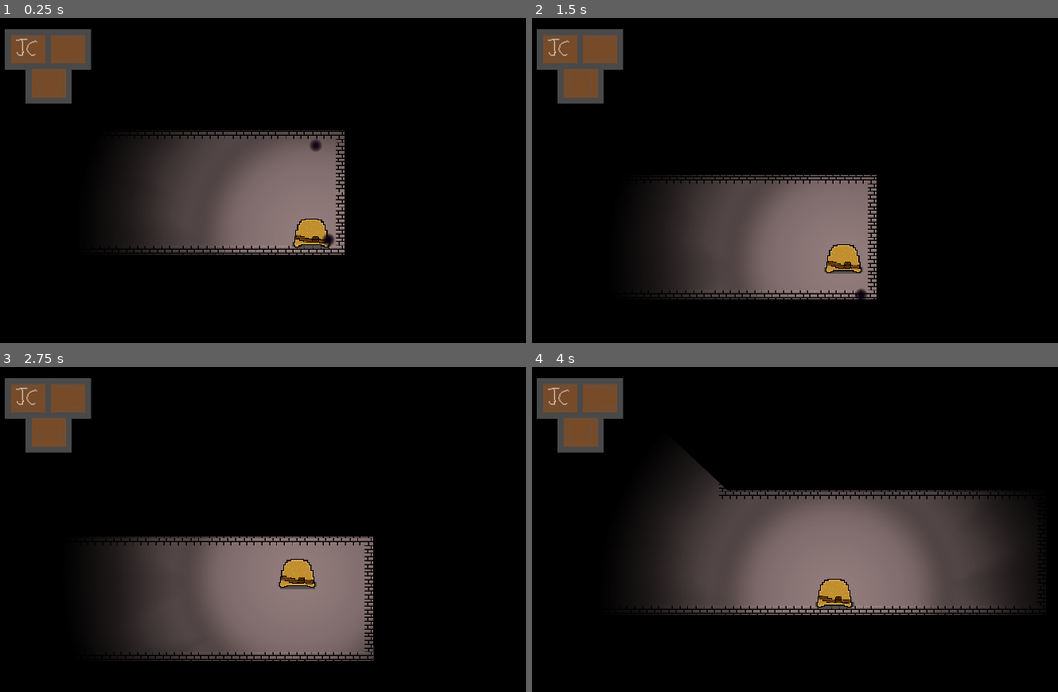
Above: before the commit, frames 1-4 (two rows, left to right).
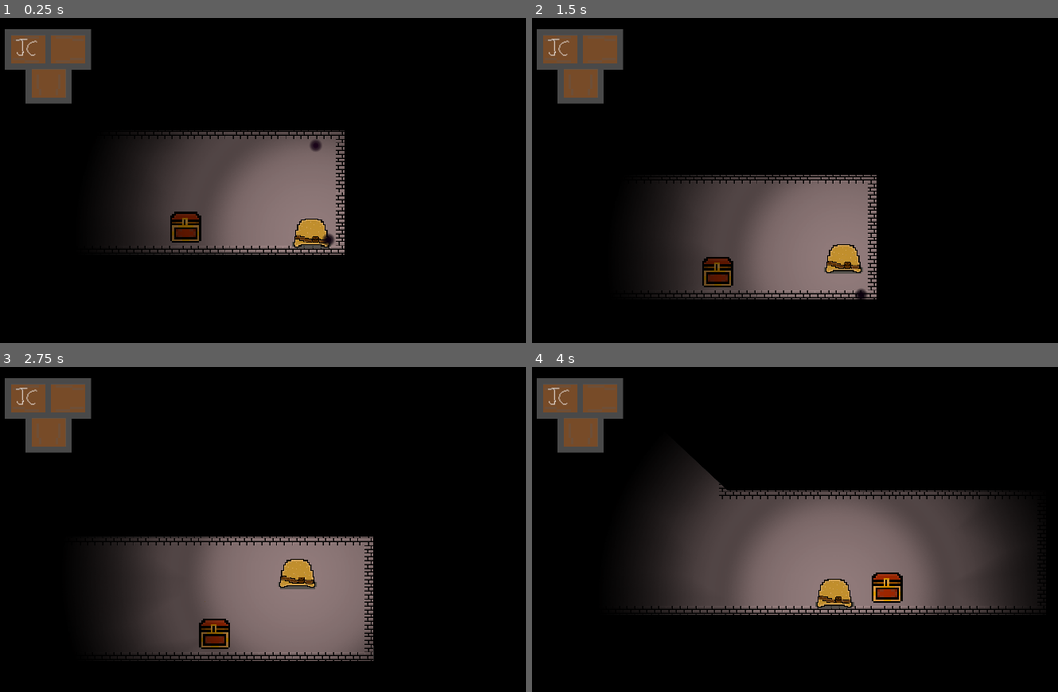
Above: after the commit, the same moments.

Repository: Godot-clif-Project/Blob
Game: Godot game, scene res://base.tscn
Two runs of this game, one before a commit and one after it. Both use one fixed random seed, a clock stepped at 60 frames per second and the inputs below.
Inputs (mouse positions are in pixels of both pictures, inside the frame that each line leads up to):
- Up to frame 1 (0.25 s): no input
- Up to frame 2 (1.5 s): move the mouse to (810, 268) at 0.52 s; hold E (interact, bound only after the commit) 0.53-1.28 s; hold W (move up) from 0.53 s (still down); click (810, 268) at 0.67 s; tap Space (jump) at 0.77, 0.8, 1.07, 1.35 s; move the mouse to (1036, 252) at 1.27 s; click (1036, 252) at 1.42 s
- Up to frame 3 (2.75 s): tap Space (jump) at 1.52, 1.82, 2.3 s; tap E (interact, bound only after the commit) at 1.55 s; move the mouse to (120, 493) at 2.02 s; release W (move up) at 2.03 s; hold A (move left) from 2.03 s (still down); hold E (interact, bound only after the commit) from 2.03 s (still down); click (120, 493) at 2.17 s
- Up to frame 4 (4 s): move the mouse to (873, 545) at 2.77 s; release E (interact, bound only after the commit) at 2.78 s; tap E (interact, bound only after the commit) at 2.85 s; click (873, 545) at 2.92 s; tap Space (jump) at 3.02, 3.32 s; move the mouse to (747, 458) at 3.52 s; release A (move left) at 3.53 s; hold S (move down) from 3.53 s (still down); hold Space (jump) from 3.53 s (still down); click (747, 458) at 3.67 s

The runs differ from the first frame. In frame 1, 0.5% of the frame differs, in the area x 32-39%, y 59-70%; in frame 2, 0.5%; in frame 3, 0.5%; in frame 4, 0.5%.

Commit message:
Added chest and inventory item transfer mechanic

Diff:
--- a/Actors/Player/Player.tscn
+++ b/Actors/Player/Player.tscn
@@ -58,7 +58,9 @@
 smoothing_enabled = true
 script = ExtResource( 8 )
 
-[node name="CanvasLayer" type="CanvasLayer" parent="."]
+[node name="CanvasLayer" type="CanvasLayer" parent="." groups=[
+"UI",
+]]
 
 [node name="RunInventory" type="TextureRect" parent="CanvasLayer"]
 modulate = Color( 1, 1, 1, 0.8 )
--- /dev/null
+++ b/Actors/props/chest.gd
@@ -0,0 +1,32 @@
+extends Area2D
+
+
+var ui: CanvasLayer
+
+
+func _ready():
+	connect("body_entered", self, "_handle_body_entered")
+	connect("body_exited", self, "_handle_body_exited")
+	set_process_input(false)
+	$CanvasLayer/TextureRect.hide()
+
+
+func _handle_body_entered(body: Node) -> void:
+	if body.is_in_group("Player"):
+		set_process_input(true)
+		ui = GlobalData.yield_and_get_group("UI")[0]
+
+
+func _handle_body_exited(body: Node) -> void:
+	set_process_input(not body.is_in_group("Player"))
+	$CanvasLayer/TextureRect.hide()
+#	ui.get_node("RunInventory").show()
+
+
+func _input(event):
+	if event.is_action_pressed("interact"):
+		$CanvasLayer/TextureRect.visible = not $CanvasLayer/TextureRect.visible
+		$CanvasLayer/TextureRect.other_inventory = ui.get_node("RunInventory")
+		$CanvasLayer/TextureRect.other_inventory.other_inventory = $CanvasLayer/TextureRect
+#		var player_inventory: TextureRect = ui.get_node("RunInventory")
+#		player_inventory.visible = not player_inventory.visible
--- /dev/null
+++ b/Actors/props/chest.tscn
@@ -0,0 +1,233 @@
+[gd_scene load_steps=7 format=2]
+
+[ext_resource path="res://Actors/props/chest.png" type="Texture" id=1]
+[ext_resource path="res://Actors/props/chest_inventory.png" type="Texture" id=2]
+[ext_resource path="res://Inventory/inventory.gd" type="Script" id=3]
+[ext_resource path="res://Inventory/inventory_icon.gd" type="Script" id=4]
+[ext_resource path="res://Actors/props/chest.gd" type="Script" id=5]
+
+[sub_resource type="RectangleShape2D" id=1]
+extents = Vector2( 227.153, 224.55 )
+
+[node name="Chest" type="Area2D"]
+collision_layer = 0
+collision_mask = 2147483650
+script = ExtResource( 5 )
+
+[node name="CollisionShape2D" type="CollisionShape2D" parent="."]
+position = Vector2( 0, -222.918 )
+shape = SubResource( 1 )
+
+[node name="chest" type="Sprite" parent="."]
+position = Vector2( 8, -384 )
+texture = ExtResource( 1 )
+
+[node name="CanvasLayer" type="CanvasLayer" parent="."]
+
+[node name="TextureRect" type="TextureRect" parent="CanvasLayer"]
+margin_left = 322.077
+margin_top = 113.363
+margin_right = 692.077
+margin_bottom = 433.363
+texture = ExtResource( 2 )
+script = ExtResource( 3 )
+__meta__ = {
+"_edit_use_anchors_": false
+}
+inventory_size = 25
+
+[node name="InventoryIcon" type="TextureRect" parent="CanvasLayer/TextureRect"]
+margin_left = 41.5839
+margin_top = 11.3893
+margin_right = 81.5839
+margin_bottom = 51.3893
+script = ExtResource( 4 )
+__meta__ = {
+"_edit_use_anchors_": false
+}
+
+[node name="InventoryIcon2" type="TextureRect" parent="CanvasLayer/TextureRect"]
+margin_left = 100.384
+margin_top = 11.3893
+margin_right = 140.384
+margin_bottom = 51.3893
+script = ExtResource( 4 )
+
+[node name="InventoryIcon3" type="TextureRect" parent="CanvasLayer/TextureRect"]
+margin_left = 159.979
+margin_top = 11.3893
+margin_right = 199.979
+margin_bottom = 51.3893
+script = ExtResource( 4 )
+
+[node name="InventoryIcon4" type="TextureRect" parent="CanvasLayer/TextureRect"]
+margin_left = 220.633
+margin_top = 11.3893
+margin_right = 260.633
+margin_bottom = 51.3893
+script = ExtResource( 4 )
+
+[node name="InventoryIcon5" type="TextureRect" parent="CanvasLayer/TextureRect"]
+margin_left = 280.228
+margin_top = 11.3893
+margin_right = 320.228
+margin_bottom = 51.3893
+script = ExtResource( 4 )
+
+[node name="InventoryIcon6" type="TextureRect" parent="CanvasLayer/TextureRect"]
+margin_left = 41.5839
+margin_top = 70.4543
+margin_right = 81.5839
+margin_bottom = 110.454
+script = ExtResource( 4 )
+
+[node name="InventoryIcon7" type="TextureRect" parent="CanvasLayer/TextureRect"]
+margin_left = 100.384
+margin_top = 70.4543
+margin_right = 140.384
+margin_bottom = 110.454
+script = ExtResource( 4 )
+
+[node name="InventoryIcon8" type="TextureRect" parent="CanvasLayer/TextureRect"]
+margin_left = 159.979
+margin_top = 70.4543
+margin_right = 199.979
+margin_bottom = 110.454
+script = ExtResource( 4 )
+__meta__ = {
+"_edit_use_anchors_": false
+}
+
+[node name="InventoryIcon9" type="TextureRect" parent="CanvasLayer/TextureRect"]
+margin_left = 220.633
+margin_top = 70.4543
+margin_right = 260.633
+margin_bottom = 110.454
+script = ExtResource( 4 )
+
+[node name="InventoryIcon10" type="TextureRect" parent="CanvasLayer/TextureRect"]
+margin_left = 280.228
+margin_top = 70.4543
+margin_right = 320.228
+margin_bottom = 110.454
+script = ExtResource( 4 )
+
+[node name="InventoryIcon11" type="TextureRect" parent="CanvasLayer/TextureRect"]
+margin_left = 41.5839
+margin_top = 130.314
+margin_right = 81.5839
+margin_bottom = 170.314
+script = ExtResource( 4 )
+
+[node name="InventoryIcon12" type="TextureRect" parent="CanvasLayer/TextureRect"]
+margin_left = 100.384
+margin_top = 130.314
+margin_right = 140.384
+margin_bottom = 170.314
+script = ExtResource( 4 )
+
+[node name="InventoryIcon13" type="TextureRect" parent="CanvasLayer/TextureRect"]
+margin_left = 159.979
+margin_top = 130.314
+margin_right = 199.979
+margin_bottom = 170.314
+script = ExtResource( 4 )
+
+[node name="InventoryIcon14" type="TextureRect" parent="CanvasLayer/TextureRect"]
+margin_left = 220.633
+margin_top = 130.314
+margin_right = 260.633
+margin_bottom = 170.314
+script = ExtResource( 4 )
+
+[node name="InventoryIcon15" type="TextureRect" parent="CanvasLayer/TextureRect"]
+margin_left = 280.228
+margin_top = 130.314
+margin_right = 320.228
+margin_bottom = 170.314
+script = ExtResource( 4 )
+
+[node name="InventoryIcon16" type="TextureRect" parent="CanvasLayer/TextureRect"]
+margin_left = 41.5839
+margin_top = 189.379
+margin_right = 81.5839
+margin_bottom = 229.379
+script = ExtResource( 4 )
+
+[node name="InventoryIcon17" type="TextureRect" parent="CanvasLayer/TextureRect"]
+margin_left = 100.384
+margin_top = 189.379
+margin_right = 140.384
+margin_bottom = 229.379
+script = ExtResource( 4 )
+
+[node name="InventoryIcon18" type="TextureRect" parent="CanvasLayer/TextureRect"]
+margin_left = 159.979
+margin_top = 189.379
+margin_right = 199.979
+margin_bottom = 229.379
+script = ExtResource( 4 )
+
+[node name="InventoryIcon19" type="TextureRect" parent="CanvasLayer/TextureRect"]
+margin_left = 220.633
+margin_top = 189.379
+margin_right = 260.633
+margin_bottom = 229.379
+script = ExtResource( 4 )
+
+[node name="InventoryIcon20" type="TextureRect" parent="CanvasLayer/TextureRect"]
+margin_left = 280.228
+margin_top = 189.379
+margin_right = 320.228
+margin_bottom = 229.379
+script = ExtResource( 4 )
+
+[node name="InventoryIcon21" type="TextureRect" parent="CanvasLayer/TextureRect"]
+margin_left = 41.5839
+margin_top = 249.239
+margin_right = 81.5839
+margin_bottom = 289.239
+script = ExtResource( 4 )
+__meta__ = {
+"_edit_use_anchors_": false
+}
+
+[node name="InventoryIcon22" type="TextureRect" parent="CanvasLayer/TextureRect"]
+margin_left = 100.384
+margin_top = 249.239
+margin_right = 140.384
+margin_bottom = 289.239
+script = ExtResource( 4 )
+__meta__ = {
+"_edit_use_anchors_": false
+}
+
+[node name="InventoryIcon23" type="TextureRect" parent="CanvasLayer/TextureRect"]
+margin_left = 159.979
+margin_top = 249.239
+margin_right = 199.979
+margin_bottom = 289.239
+script = ExtResource( 4 )
+__meta__ = {
+"_edit_use_anchors_": false
+}
+
+[node name="InventoryIcon24" type="TextureRect" parent="CanvasLayer/TextureRect"]
+margin_left = 220.633
+margin_top = 249.239
+margin_right = 260.633
+margin_bottom = 289.239
+script = ExtResource( 4 )
+__meta__ = {
+"_edit_use_anchors_": false
+}
+
+[node name="InventoryIcon25" type="TextureRect" parent="CanvasLayer/TextureRect"]
+margin_left = 280.228
+margin_top = 249.239
+margin_right = 320.228
+margin_bottom = 289.239
+script = ExtResource( 4 )
+__meta__ = {
+"_edit_use_anchors_": false
+}
--- a/Inventory/inventory.gd
+++ b/Inventory/inventory.gd
@@ -3,6 +3,7 @@
 extends Node
 
 
+signal linked_to_inventory
 signal items_updated
 
 export var inventory_size := 3 setget set_inventory_size
@@ -10,6 +11,14 @@
 
 var inventory := [null, null, null]
 var inventory_item_names := ["", "", ""]
+var other_inventory: Inventory setget set_other_inventory
+
+
+func set_other_inventory(inv: Inventory) -> void:
+	other_inventory = inv
+
+	if inv != null:
+		emit_signal("linked_to_inventory")
 
 
 func set_inventory_size(value: int) -> void:
@@ -47,7 +56,9 @@
 	var idx := inventory.find(null)
 
 	if idx != -1:
-		item._activate_internal(owner)
+		if activate_items:
+			item._activate_internal(owner)
+
 		inventory[idx] = item
 		inventory_item_names[idx] = item.name
 		emit_signal("items_updated")
--- a/Inventory/inventory_icon.gd
+++ b/Inventory/inventory_icon.gd
@@ -6,24 +6,44 @@
 # fill in when highlight icon is available
 #const highlight_icon
 
+var selectable := false
+
 onready var inventory: Inventory = get_parent()
 
 
 func _ready():
 	# warning-ignore-all:return_value_discarded
 	inventory.connect("items_updated", self, "_handle_updated")
+	inventory.connect("linked_to_inventory", self, "enable_selectable")
+	connect("visibility_changed", self, "_handle_visibility_changed")
 
 
 func _handle_updated() -> void:
 	if get_index() < inventory.inventory.size():
 		var item: InventoryItem = inventory.inventory[get_index()]
-		if item != null:
+		if item == null:
+			texture = null
+
+		else:
 			texture = item.icon
 
 	else:
 		texture = null
 
 
-func remove_item() -> void:
-	inventory.inventory.erase(get_index())
-	texture = null
+func _handle_visibility_changed() -> void:
+	if not visible:
+		set_process_input(false)
+		selectable = false
+
+
+func enable_selectable() -> void:
+	selectable = true
+
+
+func _gui_input(event):
+	if selectable and inventory.other_inventory.has_space() and event is InputEventMouseButton and event.button_index == BUTTON_LEFT:
+		var item := inventory.remove_index(get_index())
+
+		if item != null:
+			inventory.other_inventory.add_item(item)
--- a/Inventory/inventory_item.gd
+++ b/Inventory/inventory_item.gd
@@ -17,8 +17,9 @@
 
 
 func _deactivate_internal() -> void:
-	owner = null
-	_deactivate()
+	if owner != null:
+		_deactivate()
+		owner = null
 
 
 func _activate() -> void:
--- a/Inventory/items/jump_charm.gd
+++ b/Inventory/items/jump_charm.gd
@@ -8,8 +8,14 @@
 
 
 func _activate():
-	owner.get_node("ControllableCharacterJump").extra_jumps = 1
+	var jump_node: ControllableCharacterJump = owner.get_node("ControllableCharacterJump")
+	jump_node.extra_jumps = 1
+
+	if owner.is_on_floor():
+		jump_node.current_jumps = 1
 
 
 func _deactivate():
-	owner.get_node("ControllableCharacterJump").extra_jumps = 0
+	var jump_node: ControllableCharacterJump = owner.get_node("ControllableCharacterJump")
+	jump_node.current_jumps = 0
+	jump_node.extra_jumps = 0
--- a/base.tscn
+++ b/base.tscn
@@ -1,9 +1,10 @@
-[gd_scene load_steps=21 format=2]
+[gd_scene load_steps=22 format=2]
 
 [ext_resource path="res://TileMap.tscn" type="PackedScene" id=1]
 [ext_resource path="res://Actors/Player/Player.tscn" type="PackedScene" id=2]
 [ext_resource path="res://light.png" type="Texture" id=3]
 [ext_resource path="res://Assets/background.png" type="Texture" id=4]
+[ext_resource path="res://Actors/props/chest.tscn" type="PackedScene" id=5]
 [ext_resource path="res://Actors/Enemy1/Enemy1.tscn" type="PackedScene" id=7]
 
 [sub_resource type="Gradient" id=1]
@@ -141,3 +142,6 @@
 [node name="CanvasModulate" type="CanvasModulate" parent="."]
 position = Vector2( 6052.79, -5088.97 )
 color = Color( 0, 0, 0, 1 )
+
+[node name="Chest" parent="." instance=ExtResource( 5 )]
+position = Vector2( 15491.2, -806.292 )
--- a/project.godot
+++ b/project.godot
@@ -243,6 +243,11 @@
 "events": [ Object(InputEventKey,"resource_local_to_scene":false,"resource_name":"","device":0,"alt":false,"shift":false,"control":false,"meta":false,"command":false,"pressed":false,"scancode":16777254,"unicode":0,"echo":false,"script":null)
  ]
 }
+interact={
+"deadzone": 0.5,
+"events": [ Object(InputEventKey,"resource_local_to_scene":false,"resource_name":"","device":0,"alt":false,"shift":false,"control":false,"meta":false,"command":false,"pressed":false,"scancode":69,"unicode":0,"echo":false,"script":null)
+ ]
+}
 
 [physics]
 
Binary file added: Actors/props/chest.png
Not shown, added: Actors/props/chest.png.import
Binary file added: Actors/props/chest_inventory.png
Not shown, added: Actors/props/chest_inventory.png.import
